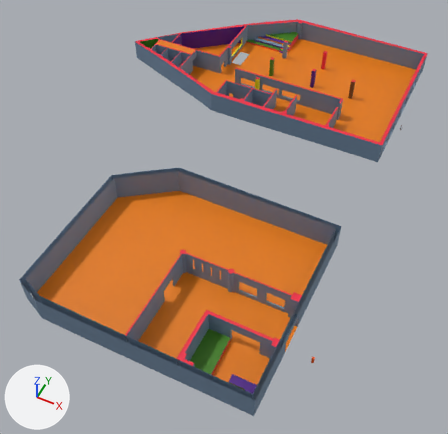
Two versions of the Blender file Buldings/c1/42-C1.blend, one commit apart.
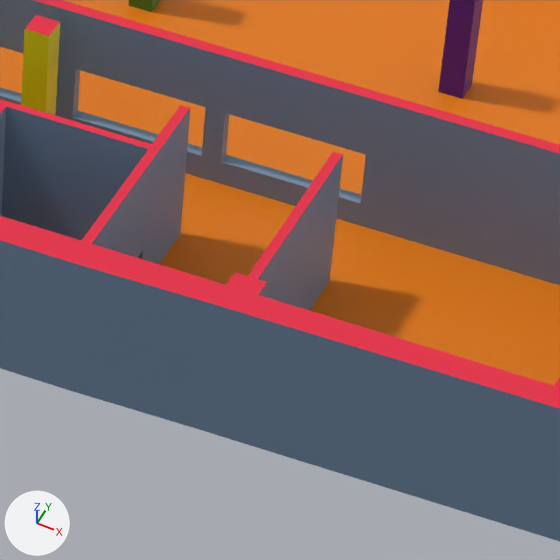
Each version appears first whole from a camera (50 mm lens) standing at (60.5, -78.5, 123.7) and looking at (7.1, 28.4, -10.0), and next in a close-up on the part from 56% to 73% of the width and 17% to 34% of the height. The lights are fixed; the arrows at lower left show +X, +Y and +Z.

Names of what the first close-up shows: 'c1'.
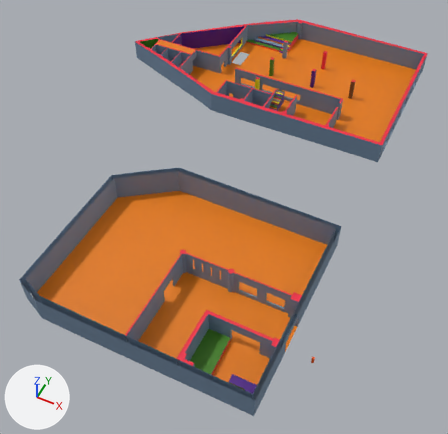
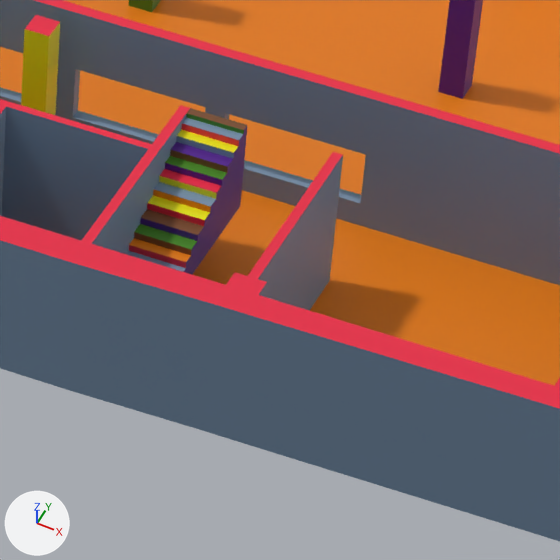
What differs and where, as boxes (x1, y1, x2, y2) in the close-ups (560 x 560 px):
```json
{"part": 1, "of": "me_cube_001", "change": "built on", "after": [0, 0, 560, 430], "on screen": "orange"}
```

Scene script edits in JSON lines:
```json
{"block": "me_cube_001", "where": "# used by ob_c1; location = (-14.59, 82.3, 1.24)"}
{"op": "remove", "block": "me_cube_001", "code": "me_cube_001.from_pydata(...)  # 1589 vertices, 1406 faces; spans x -34.4..56.0, y -23.5..28.4, z -1.2..5.3"}
{"op": "add", "block": "me_cube_001", "code": "me_cube_001.from_pydata(...)  # 1813 vertices, 1612 faces; spans x -34.4..56.0, y -23.5..28.4, z -1.2..5.3"}
{"block": "me_cube_001", "change": "me_cube_001 part 1: 3 vertices removed from x 25.0..25.5, y -22.0..-21.2, z 0.9; 227 vertices added at x 19.2..26.0, y -23.4..-12.2, z -1.2..5.3"}
```
